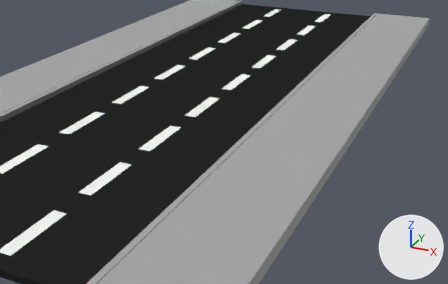
What one commit did to the Blender file FragileMessage/Assets/3DAssets/Bloque2/Edificios2.blend.
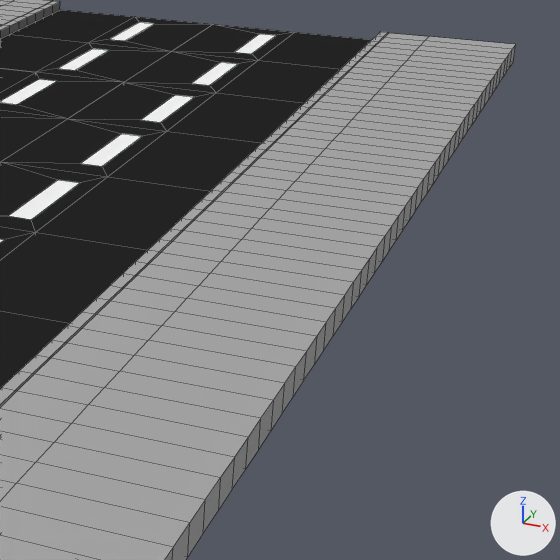
Old and new are each drawn from a 50 mm lens placed at (9.84, -22.02, 8.13), pointed at (1.19, -3.2, -1.28) and again close up on the part from 49% to 100% of the width and 0% to 81% of the height. Every picture has the same lights, and +X, +Y and +Z are marked at lower right. The close-ups show mesh edges as thin lines.

In view in the first close-up: 'Bloque2_Acera.', 'Bloque2_Calle'.
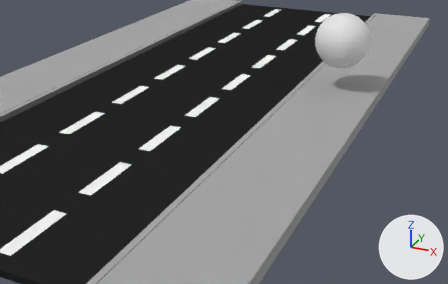
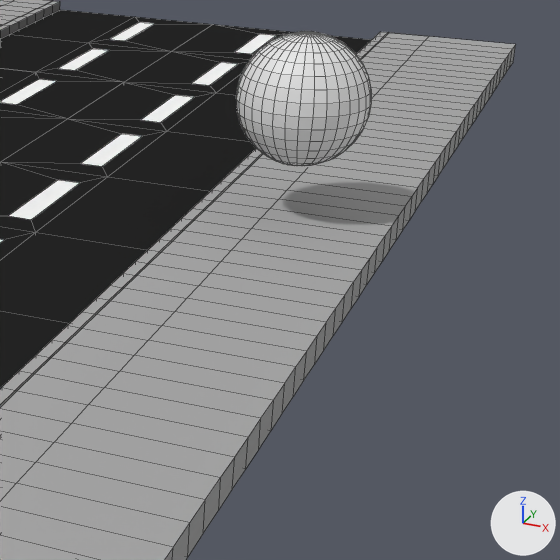
Boxes [x1, y1, x2, y2] around the edits, measured in the close-ups (560 x 560 px):
'Sphere', added
    after: [236, 31, 371, 166]

What changed in the scene script:
```text
Add me_sphere:
    me_sphere.from_pydata(...)  # a UV sphere (32 segments, 16 rings, poles along z) spanning x -1.0..1.0, y -1.0..1.0, z -1.0..1.0
Add ob_sphere:
    ob_sphere = bpy.data.objects.new('Sphere', me_sphere)
    ob_sphere.location = (4.49, 0.0, 2.09)
```
